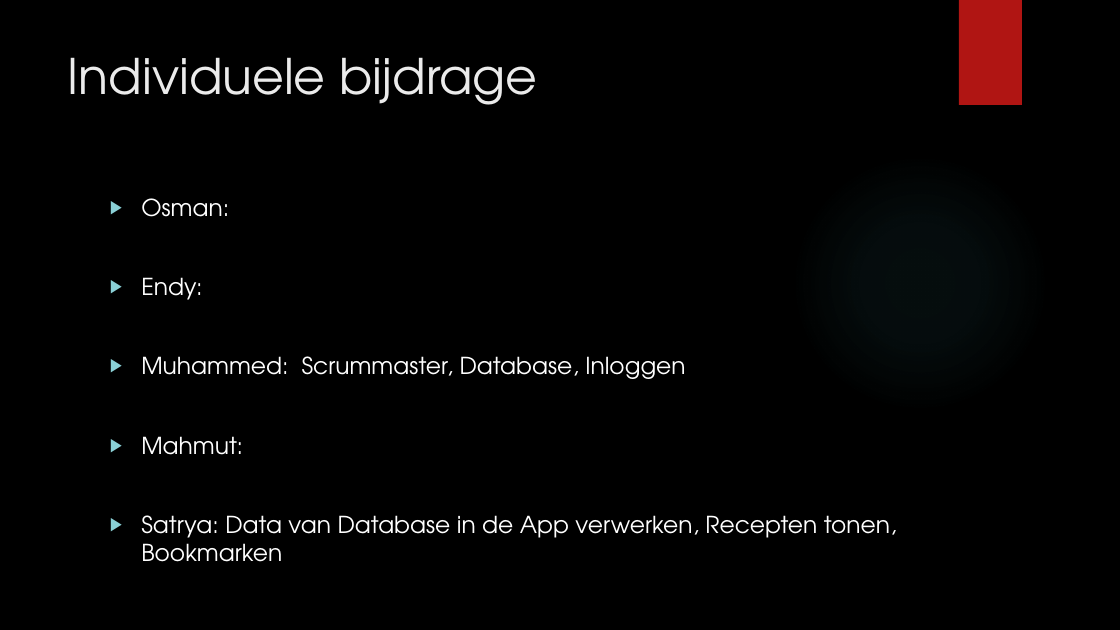
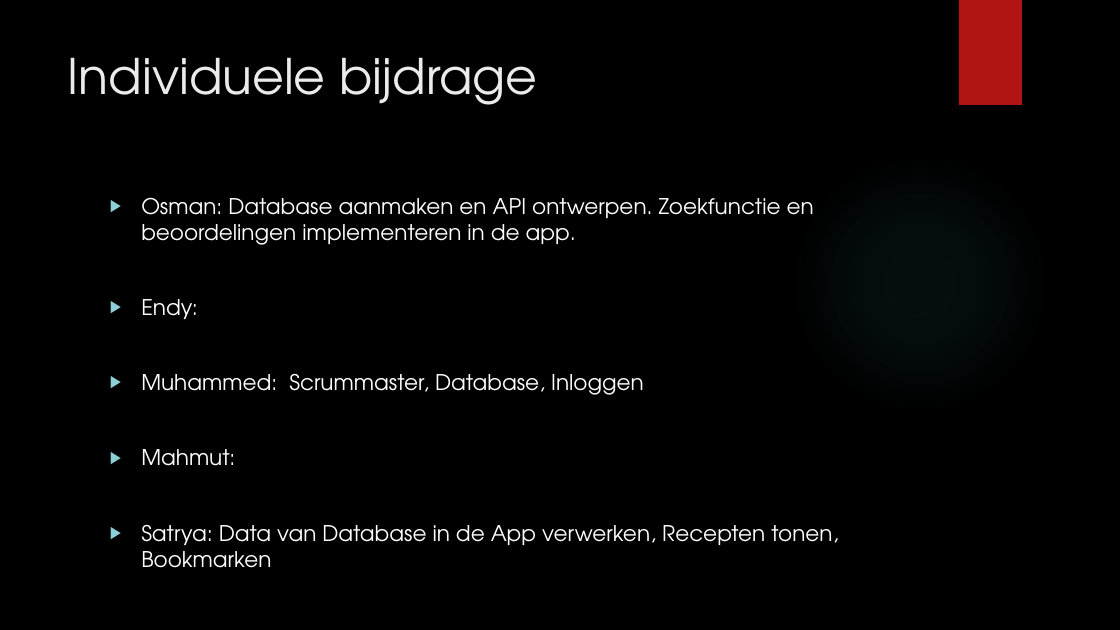
Before and after one commit to mahmudozler/Project-4, a slide deck: slide 8 of PocketRecipe©_V2.pptx. Drawn at 1120x630 pixels with LibreOffice and Linux fonts; fonts in the diff are those of the drawing; background and template pictures are left out. Boxes give left, top, right and bottom in pixels: in the first picture for what was removed or moved away, otherwise in the second. Text is boxed around its words. In the diff, an @@ line names an element or a change of style, - is before the commit and + after.

Commit message:
bijdrage

```diff
--- a/PocketRecipe©_V2.pptx
+++ b/PocketRecipe©_V2.pptx
@@ text at [141, 197, 814, 245]: text changed; size 20 to 18.5 pt @@
-▶ Osman:
+▶ Osman: Database aanmaken en API ontwerpen. Zoekfunctie en beoordelingen implementeren in de app.
@@ text at [141, 299, 838, 568]: size 20 to 18.5 pt in "Endy:", "Muhammed: Scrummaster, Database, Inloggen", "Mahmut:", "Satrya: Data van Database in de App ..." @@
```
